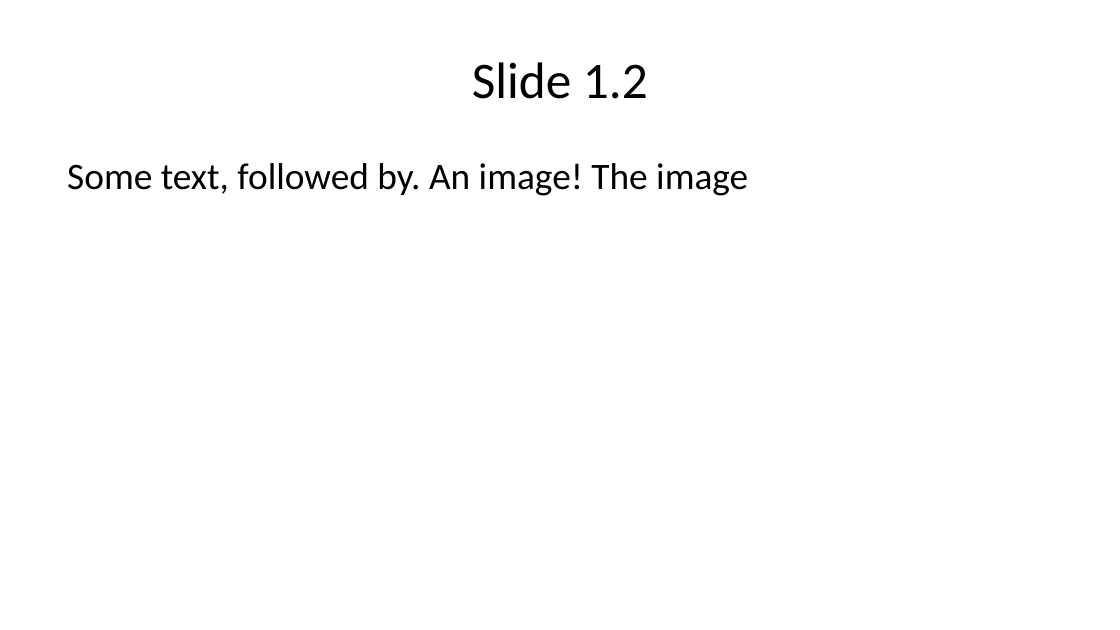
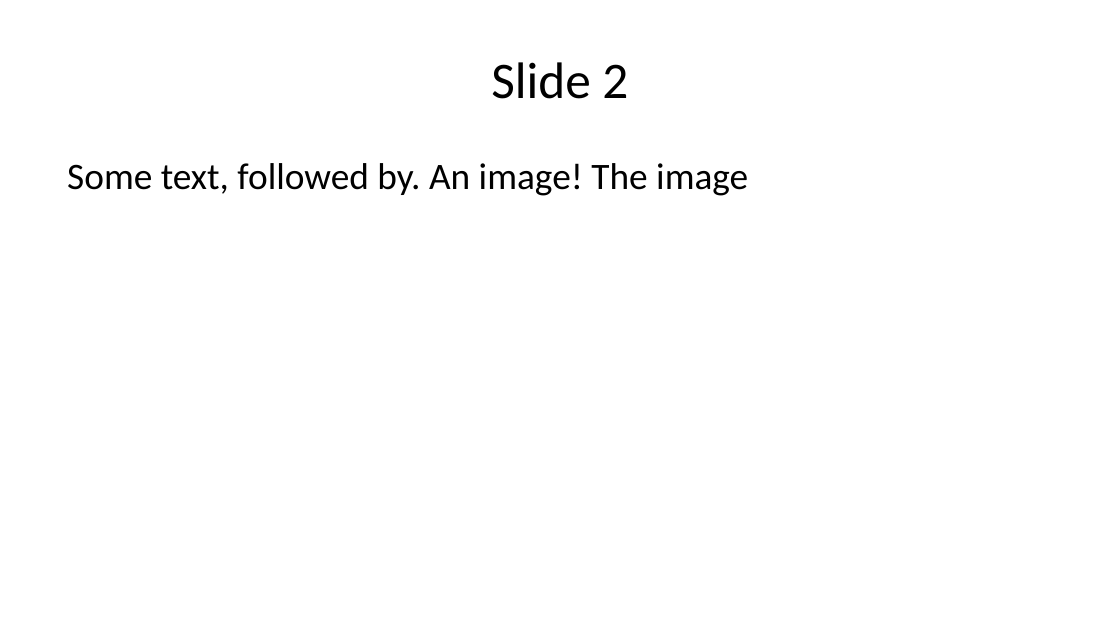
Before and after one commit to solsjo/bazel-pandoc-example, a slide deck: slide 3 of example.pptx. Drawn at 1120x630 pixels with LibreOffice and Linux fonts; fonts in the diff are those of the drawing. Boxes give left, top, right and bottom in pixels: in the first picture for what was removed or moved away, otherwise in the second. Text is boxed around its words. In the diff, an @@ line names an element or a change of style, - is before the commit and + after.

```diff
--- a/example.pptx
+++ b/example.pptx
@@ title at [491, 62, 628, 99]: text changed @@
-Slide 1.2
+Slide 2
```
Also in this commit, not shown: 2 other slides changed.
